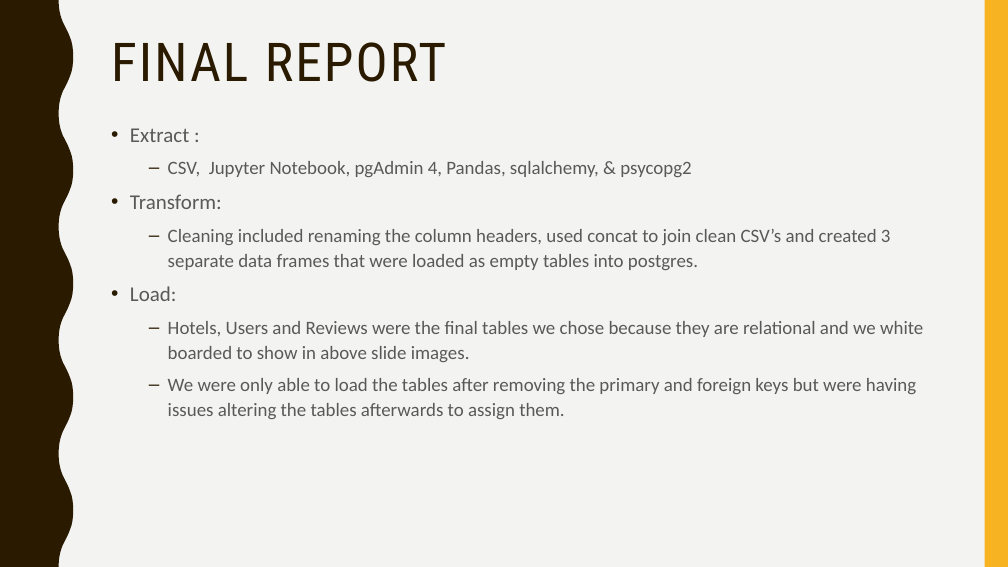
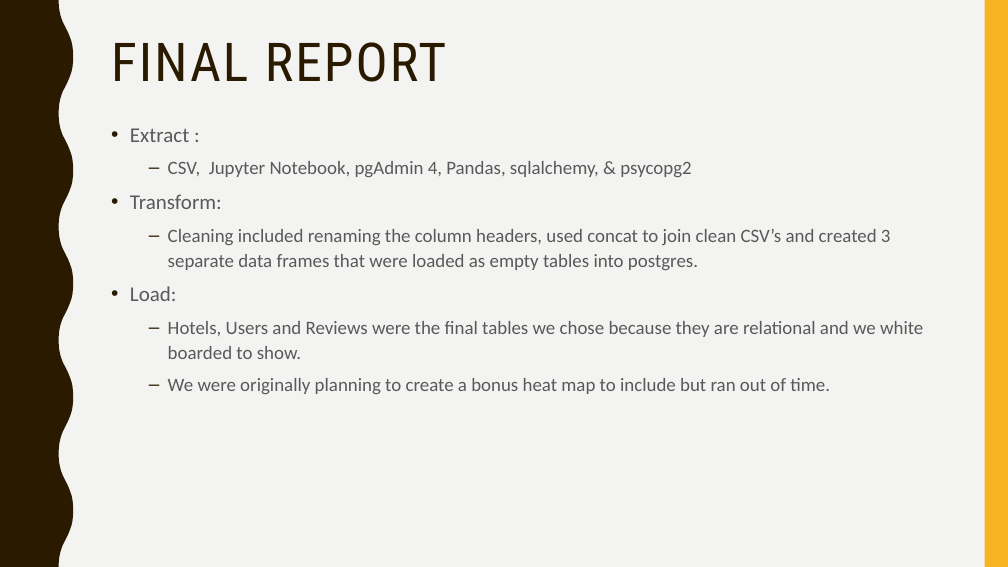
Before and after one commit to Pinkjewels7/ETL-Project, a slide deck: slide 4 of ETL Group Project Presentation.pptx. Drawn at 1008x567 pixels with LibreOffice and Linux fonts; fonts in the diff are those of the drawing. Boxes give left, top, right and bottom in pixels: in the first picture for what was removed or moved away, otherwise in the second. Text is boxed around its words. In the diff, an @@ line names an element or a change of style, - is before the commit and + after.

Commit message:
Add files via upload
Final version for submitting

```diff
--- a/ETL Group Project Presentation.pptx
+++ b/ETL Group Project Presentation.pptx
@@ text at (168, 321, 923, 394): text changed @@
-  – Hotels, Users and Reviews were the final tables we chose because they are relational and we white boarded to show in above slide images.
-  – We were only able to load the tables after removing the primary and foreign keys but were having issues altering the tables afterwards to assign them.
+  – Hotels, Users and Reviews were the final tables we chose because they are relational and we white boarded to show.
+  – We were originally planning to create a bonus heat map to include but ran out of time.
```
